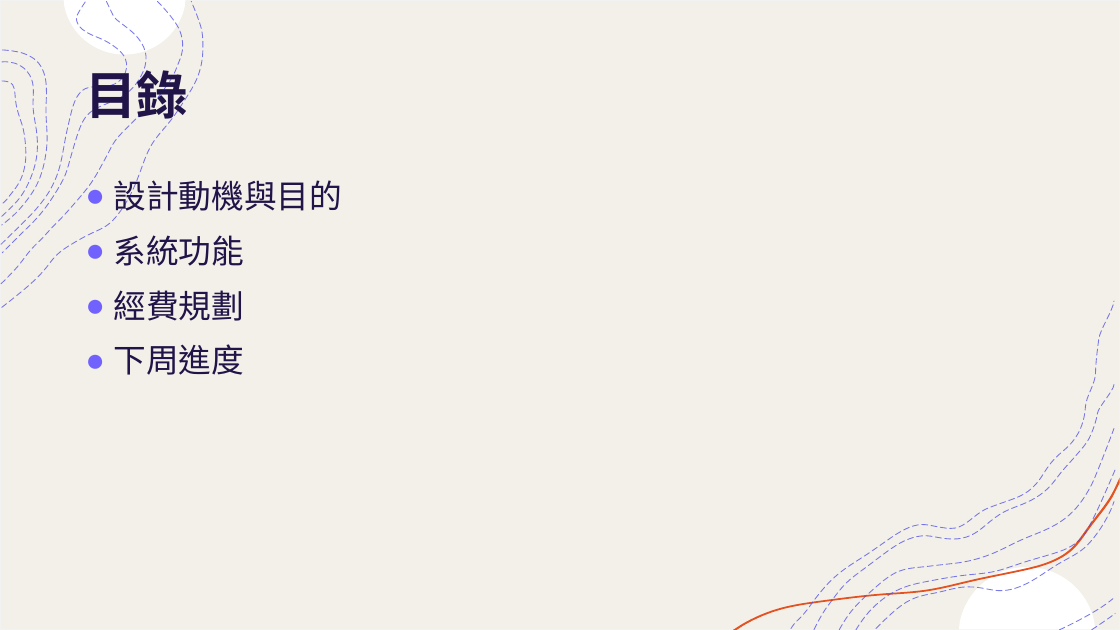
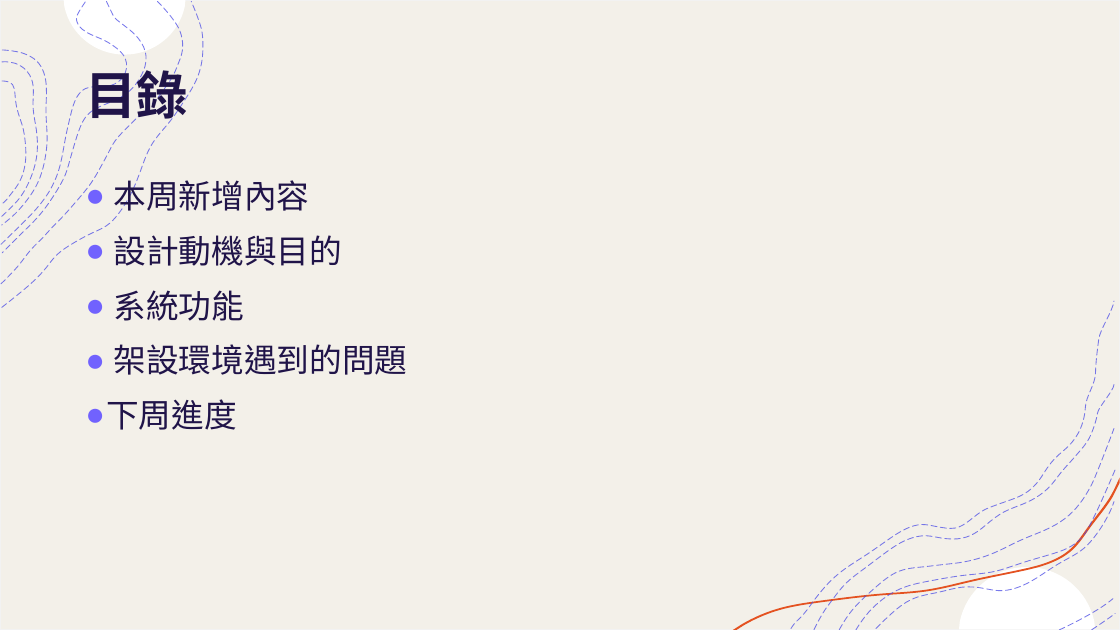
Before and after one commit to mizulun/seatpose-system, a slide deck: slide 2 of 提升運動表現輔助系統.pptx. Drawn at 1120x630 pixels with LibreOffice and Linux fonts; fonts in the diff are those of the drawing. Boxes give left, top, right and bottom in pixels: in the first picture for what was removed or moved away, otherwise in the second. Text is boxed around its words. In the diff, an @@ line names an element or a change of style, - is before the commit and + after.

Commit message:
更改成下肢重訓姿勢矯正輔助系統 更改設計動機與目的 新增姿勢判定標準 新增架設環境遇到的問題

```diff
--- a/提升運動表現輔助系統.pptx
+++ b/提升運動表現輔助系統.pptx
@@ text at <box>114,175,310,217</box>: paragraph added @@
+● 本周新增內容
@@ text at <box>114,344,408,375</box>: text changed @@
-● 經費規劃
+● 架設環境遇到的問題
```
Also in this commit, not shown: 7 other slides changed, 12 slides added, 3 slides removed.
